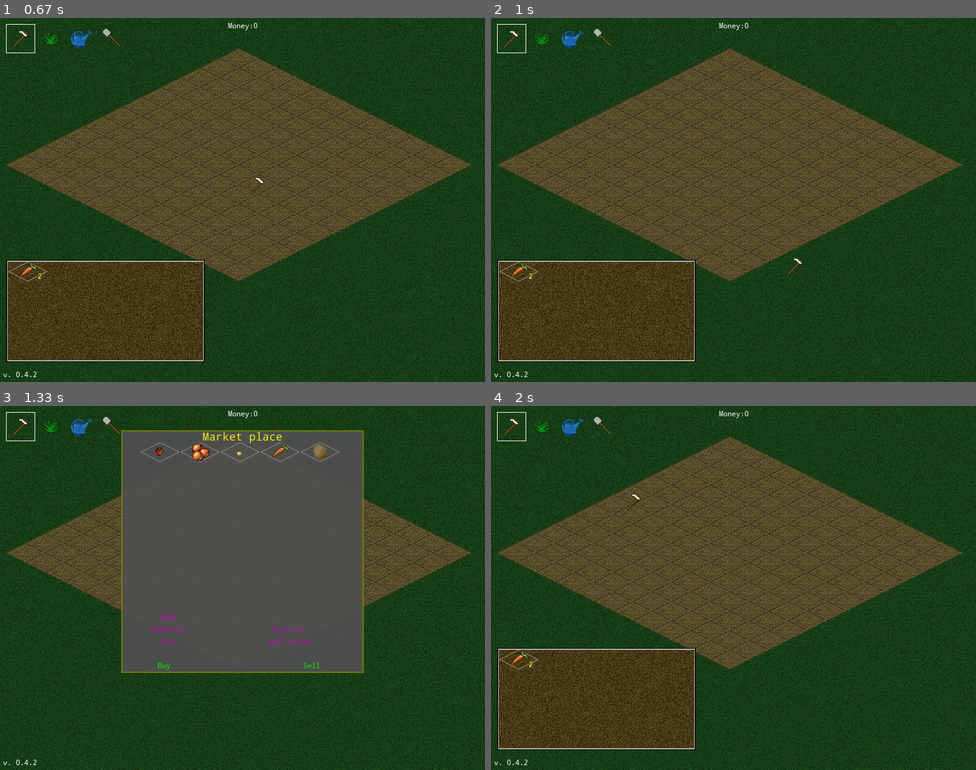
Above: before the commit, frames 1-4 (two rows, left to right).
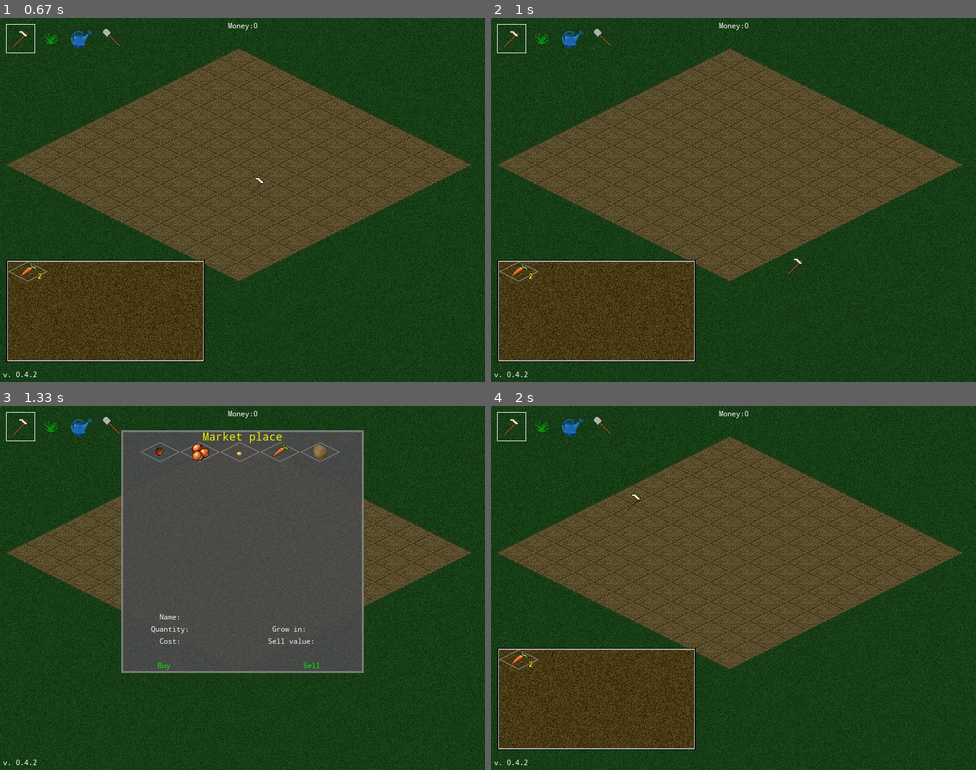
Above: after the commit, the same moments.

Repository: orneo1212/PythonFarmGame
Game: pygame game, started from pyFarmGame.py
The game is run twice, just before and just after one commit, with the same random seed, the same clock (stepped at 60 frames per second) and the same inputs. The source is Python 2; it was converted automatically to run under Python 3.
Inputs (mouse positions are in pixels of both pictures, inside the frame that each line leads up to):
- Up to frame 1 (0.67 s): click (242, 200) at 0.38 s
- Up to frame 2 (1 s): click (782, 280) at 0.72 s
- Up to frame 3 (1.33 s): tap S at 1 s
- Up to frame 4 (2 s): tap S at 1.33 s; click (617, 515) at 1.72 s

Frames 1-2 are identical in both runs. In frame 3, 1.2% of the frame differs, in the area x 25-75%, y 6-74%; in frame 4, nothing differs.

Commit message:
market background

Diff:
--- a/farmlib/marketwindow.py
+++ b/farmlib/marketwindow.py
@@ -22,6 +22,8 @@
         #selected item
         self.selecteditem = None
 
+        self.showborder = False
+
         #Create gui
         self.create_gui()
 
@@ -34,6 +36,13 @@
         columns = (self.width / 64)
         rows = (self.height / 32)
 
+        #Background
+        bgimage = self.imgloader["marketbg"]
+        bgimage = Image(bgimage, (0, 0))
+        self.addwidget(bgimage)
+
+
+        #Add items
         gridimg = self.imgloader['grid2']
         for seeddef in seeds:
             itemid = seeddef['id']
@@ -53,17 +62,20 @@
             if posx > columns:
                 posx = 0
                 posy += 1
-        #===================
-        # DRAW ITEM DETAILS
-        #===================
+
         #Title
         titlelabel = Label("Market place", (200, 0), size = 18,
                            color = (255, 255, 0), align = "center")
         self.addwidget(titlelabel)
 
+
+        #===================
+        # DRAW ITEM DETAILS
+        #===================
+
         #Costlabel
         costlabel = Label("Cost:", (80, 340), size = 12,
-                           color = (200, 0, 200), align = "center")
+                           color = (255, 255, 255), align = "center")
         self.addwidget(costlabel)
         #Cost value
         self.costvalue = Label("", (100, 340), size = 12,
@@ -72,7 +84,7 @@
 
         #Selllabel
         selllabel = Label("Sell value:", (280, 340), size = 12,
-                           color = (200, 0, 200), align = "center")
+                           color = (255, 255, 255), align = "center")
         self.addwidget(selllabel)
         #Sell value
         self.sellvalue = Label("", (320, 340), size = 12,
@@ -81,7 +93,7 @@
 
         #Name label
         namelabel = Label("Name:", (80, 300), size = 12,
-                           color = (200, 0, 200), align = "center")
+                           color = (255, 255, 255), align = "center")
         self.addwidget(namelabel)
         #Name value
         self.namevalue = Label("", (100, 300), size = 12,
@@ -90,7 +102,7 @@
 
         #Quantity label
         quantitylabel = Label("Quantity:", (80, 320), size = 12,
-                           color = (200, 0, 200), align = "center")
+                           color = (255, 255, 255), align = "center")
         self.addwidget(quantitylabel)
         #Quantity value
         self.quantityvalue = Label("", (120, 320), size = 12,
@@ -99,7 +111,7 @@
 
         #grow label
         growlabel = Label("Grow in: ", (280, 320), size = 12,
-                           color = (200, 0, 200), align = "center")
+                           color = (255, 255, 255), align = "center")
         self.addwidget(growlabel)
         #grow value
         self.growvalue = Label("", (320, 320), size = 12,
@@ -108,7 +120,7 @@
 
         #Message
         self.message = Label("", (10, 360), size = 12,
-                           color = (255, 0, 255), align = "center")
+                           color = (250, 0, 250), align = "center")
         self.addwidget(self.message)
         #Selected item icon
         self.selectedicon = Image(None, (160, 332))
--- a/pyFarmGame.py
+++ b/pyFarmGame.py
@@ -38,6 +38,7 @@
     'inventory':'images/inventory.png',
     'grid':'images/grid.png',
     'grid2':'images/grid2.png',
+    'marketbg':'images/marketbg.png',
     }
 
 class FarmGamePygame:
Binary file added: images/marketbg.png
